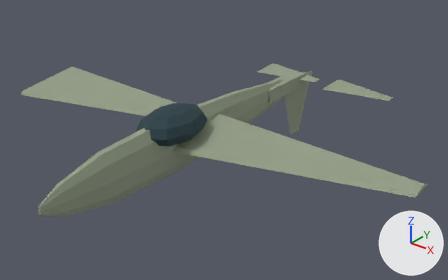
Before and after pictures for a commit that changed the glTF model game/assets/units/p51.glb.
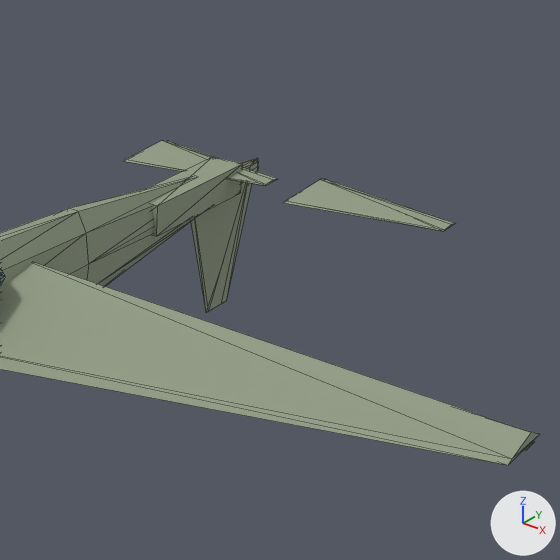
There are two pictures of each version: one whole from a 50 mm lens placed at (8.99, -10.54, 7.79), pointed at (0.34, 0.28, 1.08), one close up on the part from 46% to 97% of the width and 2% to 85% of the height. The lights are fixed; the arrows at lower right show +X, +Y and +Z. The older version's two pictures come first. The close-ups show mesh edges as thin lines. Where no turn or scale is listed for an object, it has been applied to the vertices.

Names of what the first close-up shows: 'Elevator_L', 'Elevator_R', 'Fuselage', 'Rudder', 'TailBoom', 'Wing_R' and 1 more.
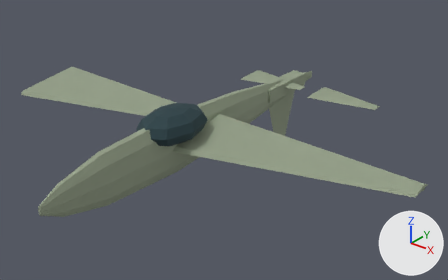
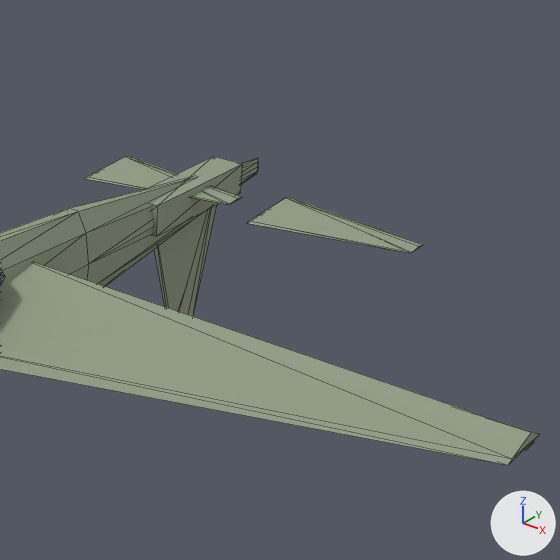
Pixel boxes (x1, y1, x2, y2) of what changed, in the close-ups (560 x 560 px):
'Rudder', moved
    before: (191, 162, 254, 313)
    after: (154, 206, 216, 316)
'Elevator_R', moved
    before: (284, 179, 455, 231)
    after: (247, 198, 423, 253)
'Elevator_L', moved
    before: (124, 140, 278, 185)
    after: (84, 157, 242, 205)

The change, as a diff of the scene's bpy script:
```diff
--- a/game/assets/units/p51.glb.py
+++ b/game/assets/units/p51.glb.py
@@ ob_elevator_l @@
 ob_elevator_l = bpy.data.objects.new('Elevator_L', me_elevator_l)
-ob_elevator_l.location = (-1.12, 4.12, 1.6)
+ob_elevator_l.location = (-1.12, 3.33, 1.6)
@@ ob_elevator_r @@
 ob_elevator_r = bpy.data.objects.new('Elevator_R', me_elevator_r)
-ob_elevator_r.location = (1.12, 4.12, 1.6)
+ob_elevator_r.location = (1.12, 3.33, 1.6)
@@ ob_rudder @@
 ob_rudder = bpy.data.objects.new('Rudder', me_rudder)
-ob_rudder.location = (0.0, 4.12, 1.52)
+ob_rudder.location = (0.0, 3.33, 1.52)
```
